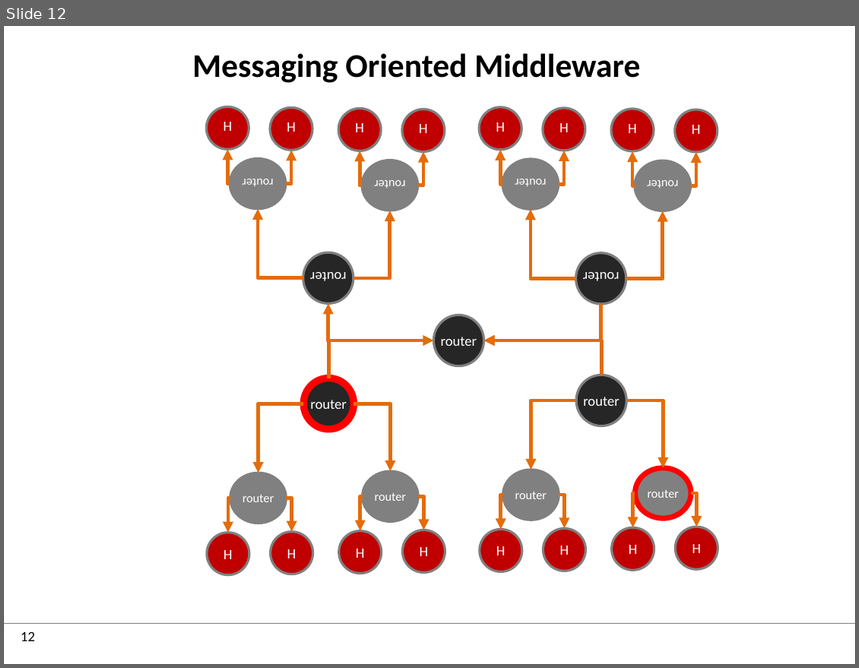
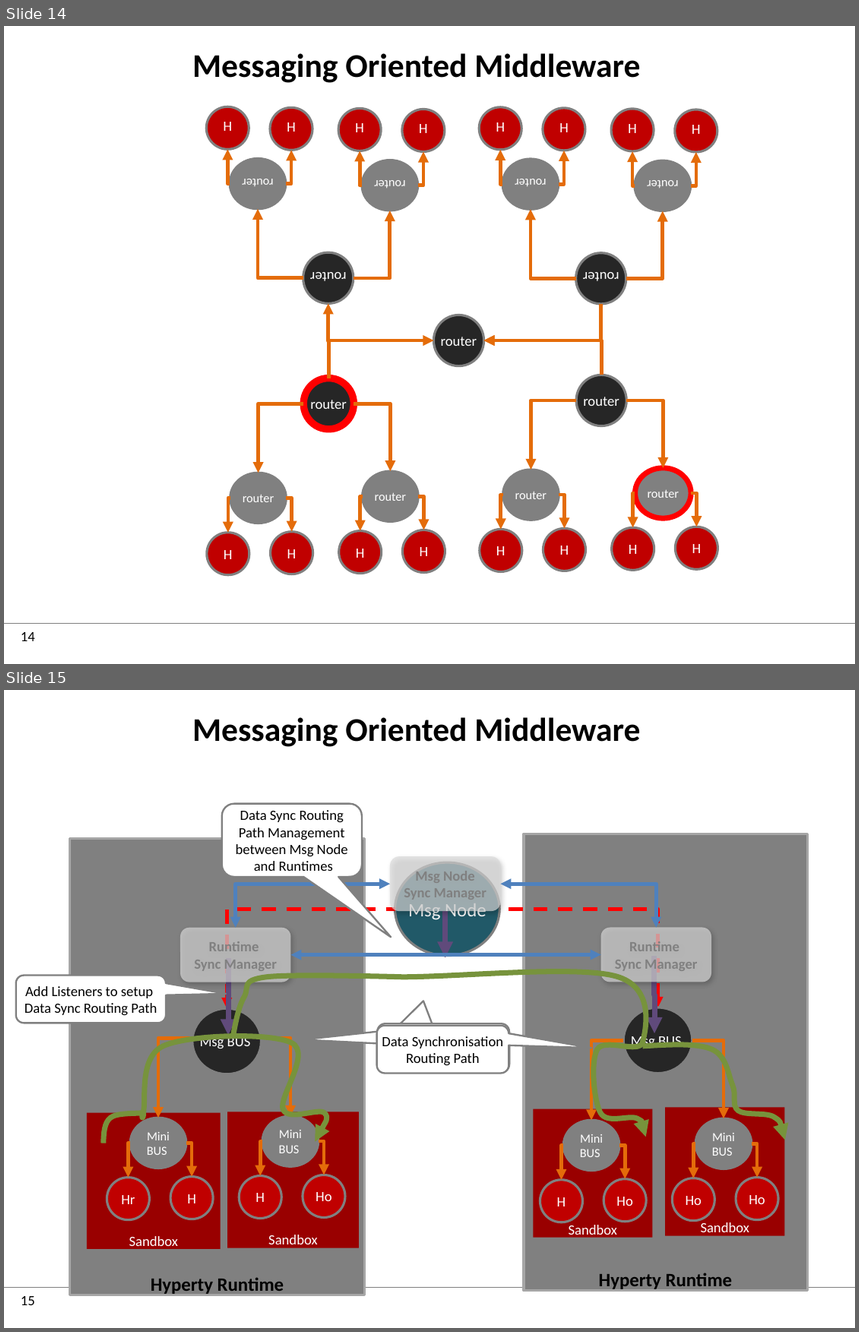
Before and after one commit to reTHINK-project/dev-service-framework, a slide deck: docs/manuals/images.pptx. Shown one above the other, each under a label of ours: slide 12 before the commit, slides 14 and 15 after it. The pictures are 859x668 and 859x1332 pixels, drawn with LibreOffice and Linux fonts; fonts in the diff are those of the drawing; background and template pictures are left out. Boxes give left, top, right and bottom in pixels: in the first picture for what was removed or moved away, otherwise in the second. Text is boxed around its words. In the diff, an @@ line names an element or a change of style, - is before the commit and + after.

Commit message:
p2p data sync more complete

```diff
--- a/docs/manuals/images.pptx
+++ b/docs/manuals/images.pptx
@@ slide 15 added at [4, 690, 855, 1328], background #FFFFFF; not listed: 2 template elements that a slide beside it also shows @@
@@ title added at [192, 717, 640, 747], 28 pt, text #000000, bold @@
+Messaging Oriented Middleware
@@ rounded speech box added at [222, 804, 361, 877], fill #FFFFFF, outline #808080 1.5 pt, 12 pt, text #000000 @@
+Data Sync Routing
+Path Management
+between Msg Node
+and Runtimes
@@ rectangle added at [70, 838, 365, 1295], fill #808080, outline #A6A6A6 2 pt, 16 pt, text #000000, bold @@
+Hyperty Runtime
@@ rectangle added at [524, 834, 807, 1291], fill #808080, outline #A6A6A6 2 pt, 16 pt, text #000000, bold @@
+Hyperty Runtime
@@ group added at [180, 857, 712, 982]: 3 rounded rectangles, 3 elbow double arrows @@
+Runtime
+Sync Manager
+Runtime
+Sync Manager
+Msg Node
+Sync Manager
@@ elbow arrow added from (445, 911) to (445, 958), #604A7B 4.5 pt @@
@@ elbow arrow added from (229, 958) to (229, 1036), #604A7B 4.5 pt @@
@@ elbow arrow added from (655, 957) to (655, 1034), #604A7B 4.5 pt @@
@@ rounded speech box added at [16, 975, 166, 1023], fill #FFFFFF, outline #808080 1.5 pt, 12 pt, text #000000 @@
+Add Listeners to setup
+Data Sync Routing Path
@@ freeform shape added at [233, 966, 656, 1138], outline #77933C 4.5 pt @@
@@ rounded speech box added at [377, 1025, 509, 1073], fill #FFFFFF, outline #808080 1.5 pt, 12 pt, text #000000 @@
+Data Synchronisation
+Routing Path
@@ rounded speech box added at [378, 1024, 509, 1072], fill #FFFFFF, outline #808080 1.5 pt @@
@@ rounded speech box added at [378, 1024, 509, 1072], fill #FFFFFF, outline #808080 1.5 pt @@
@@ freeform shape added at [104, 1032, 330, 1143], outline #77933C 4.5 pt @@
@@ freeform shape added at [642, 1043, 785, 1140], outline #77933C 4.5 pt @@
@@ group added at [87, 863, 785, 1249]: 15 ellipses, 14 elbow arrows, 4 rectangles @@
+Sandbox
+Sandbox
+Sandbox
+Msg Node
+Msg BUS
+Sandbox
+Msg BUS
+Mini
+BUS
+Ho
+H
+Mini
+BUS
+Ho
+Ho
+Mini
+BUS
+H
+Hr
+Mini
+BUS
+Ho
+H
@@ what was slide 12 is now slide 14 @@
@@ page number at [21, 632, 35, 642]: text changed @@
-12
+14
```
Also in this commit, not shown: 1 slide changed, 2 other slides added, 5 other files.
